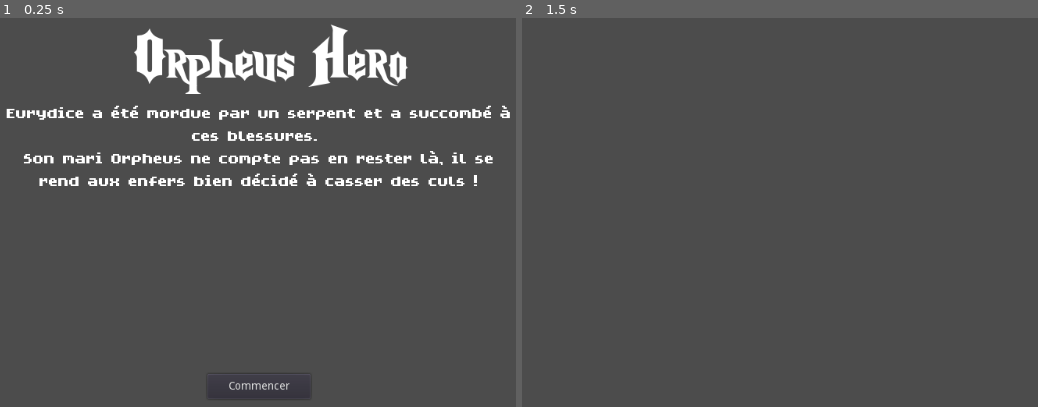
Above: before the commit, frames 1-2 (left to right).
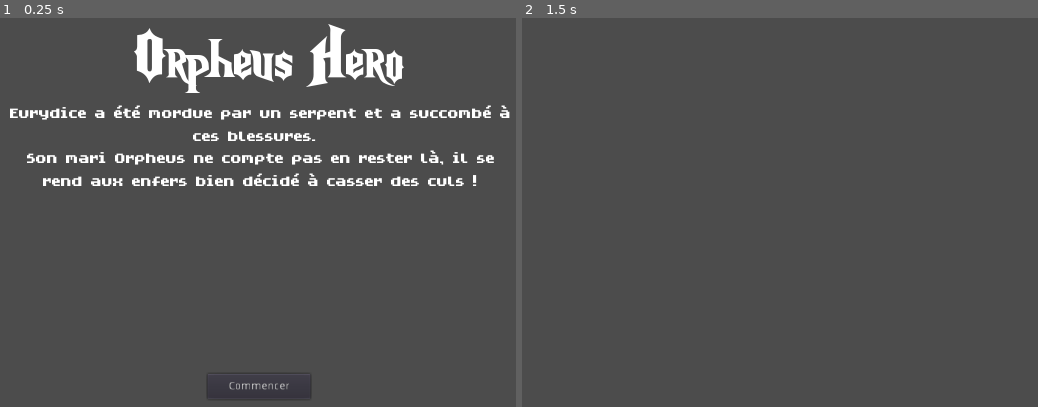
Above: after the commit, the same moments.

Repository: MarianPoirot/OrpheusHero
Game: Godot game, scene res://Scenes/UI/OpeningUI.tscn
Two runs of this game, one before a commit and one after it. Both use one fixed random seed, a clock stepped at 60 frames per second and the inputs below.
Inputs:
- Up to frame 1 (0.25 s): no input
- Up to frame 2 (1.5 s): click "Commencer" at 0.5 s; tap Enter at 1.25 s

The runs differ from the first frame. In frame 1, 5.3% of the frame differs, in the area x 1-99%, y 1-96%; in frame 2, nothing differs.

Commit message:
GameButton completed
Note has not been changed nor verified

Diff:
--- a/Scenes/World/GameButton.tscn
+++ b/Scenes/World/GameButton.tscn
@@ -44,6 +44,8 @@
 shape = SubResource( 4 )
 
 [node name="Timer" type="Timer" parent="."]
+wait_time = 0.05
+one_shot = true
 
 [connection signal="area_entered" from="PerfectArea" to="." method="_on_PerfectArea_area_entered"]
 [connection signal="area_exited" from="PerfectArea" to="." method="_on_PerfectArea_area_exited"]
--- a/Scripts/NoteScript.gd
+++ b/Scripts/NoteScript.gd
@@ -1,4 +1,65 @@
 extends Area2D
 
+#A modifier
+
+const TARGET_Y = 164
+const SPAWN_Y = -16
+const DIST_TO_TARGET = TARGET_Y - SPAWN_Y
+
+const LEFT_LANE_SPAWN = Vector2(120, SPAWN_Y)
+const CENTRE_LANE_SPAWN = Vector2(160, SPAWN_Y)
+const RIGHT_LANE_SPAWN = Vector2(200, SPAWN_Y)
+
+var speed = 0
+var hit = false
+
+
+func _ready():
+	pass
+
+
+func _physics_process(delta):
+	if !hit:
+		position.y += speed * delta
+		if position.y > 200:
+			queue_free()
+			get_parent().reset_combo()
+	else:
+		$Node2D.position.y -= speed * delta
+
+
+func initialize(lane):
+	if lane == 0:
+		$AnimatedSprite.frame = 0
+		position = LEFT_LANE_SPAWN
+	elif lane == 1:
+		$AnimatedSprite.frame = 1
+		position = CENTRE_LANE_SPAWN
+	elif lane == 2:
+		$AnimatedSprite.frame = 2
+		position = RIGHT_LANE_SPAWN
+	else:
+		printerr("Invalid lane set for note: " + str(lane))
+		return
+
+	speed = DIST_TO_TARGET / 2.0
+
+
+func destroy(score):
+	$CPUParticles2D.emitting = true
+	$AnimatedSprite.visible = false
+	$Timer.start()
+	hit = true
+	if score == 3:
+		$Node2D/Label.text = "GREAT"
+		$Node2D/Label.modulate = Color("f6d6bd")
+	elif score == 2:
+		$Node2D/Label.text = "GOOD"
+		$Node2D/Label.modulate = Color("c3a38a")
+	elif score == 1:
+		$Node2D/Label.text = "OKAY"
+		$Node2D/Label.modulate = Color("997577")
+
+
 func _on_Timer_timeout():
-	pass # Replace with function body.
+	queue_free()
--- a/Scripts/World/GameButtonScript.gd
+++ b/Scripts/World/GameButtonScript.gd
@@ -4,7 +4,27 @@
 var great=false;
 var good=false;
 var ok=false;
+var note=null;	#note which will be given
+export var input =""
 
+func _unhandled_input(event):
+	if event.is_action_pressed(input):
+		if event.is_action_pressed(input, false):
+			if note!=null:
+				if perfect:
+					get_parent().increment_score(4)
+				elif great:
+					get_parent().increment_score(3)
+				elif good:
+					get_parent().increment_score(2)
+				elif ok:
+					get_parent().increment_score(1)
+			else:
+				get_parent().increment_score(0)
+		if event.is_action_pressed(input):
+			frame = 1	#frame of the animation pressed
+		elif event.is_action_released(input):
+			$PushTimer.start()	#enables the animation to goes on
 
 func _on_PerfectArea_area_entered(area):
 	if area.is_in_group("note"):
@@ -29,11 +49,13 @@
 func _on_GoodArea_area_entered(area):
 	if area.is_in_group("note"):
 		good=true
+		note = area	#when you enter the largest area, you init note to give to non null
 
 
 func _on_GoodArea_area_exited(area):
 	if area.is_in_group("note"):
 		good=false
+		note = null	#when you exit the largest area, you put the note to give to null
 
 func _on_Timer_timeout():
-	pass
+	frame=0	#frame de l'animation
--- a/project.godot
+++ b/project.godot
@@ -24,6 +24,11 @@
 run/main_scene="res://Scenes/UI/OpeningUI.tscn"
 config/icon="res://icon.png"
 
+[display]
+
+window/stretch/mode="2d"
+window/stretch/aspect="keep"
+
 [gui]
 
 common/drop_mouse_on_gui_input_disabled=true
